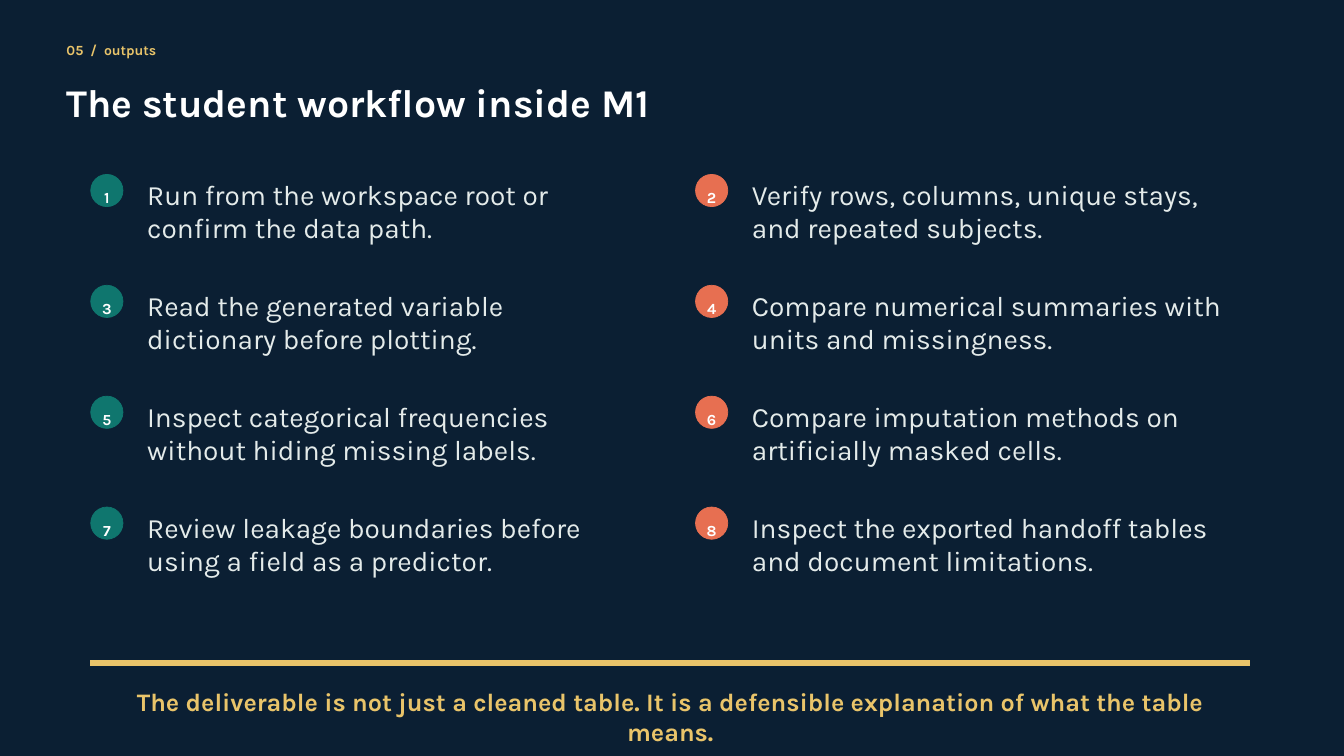
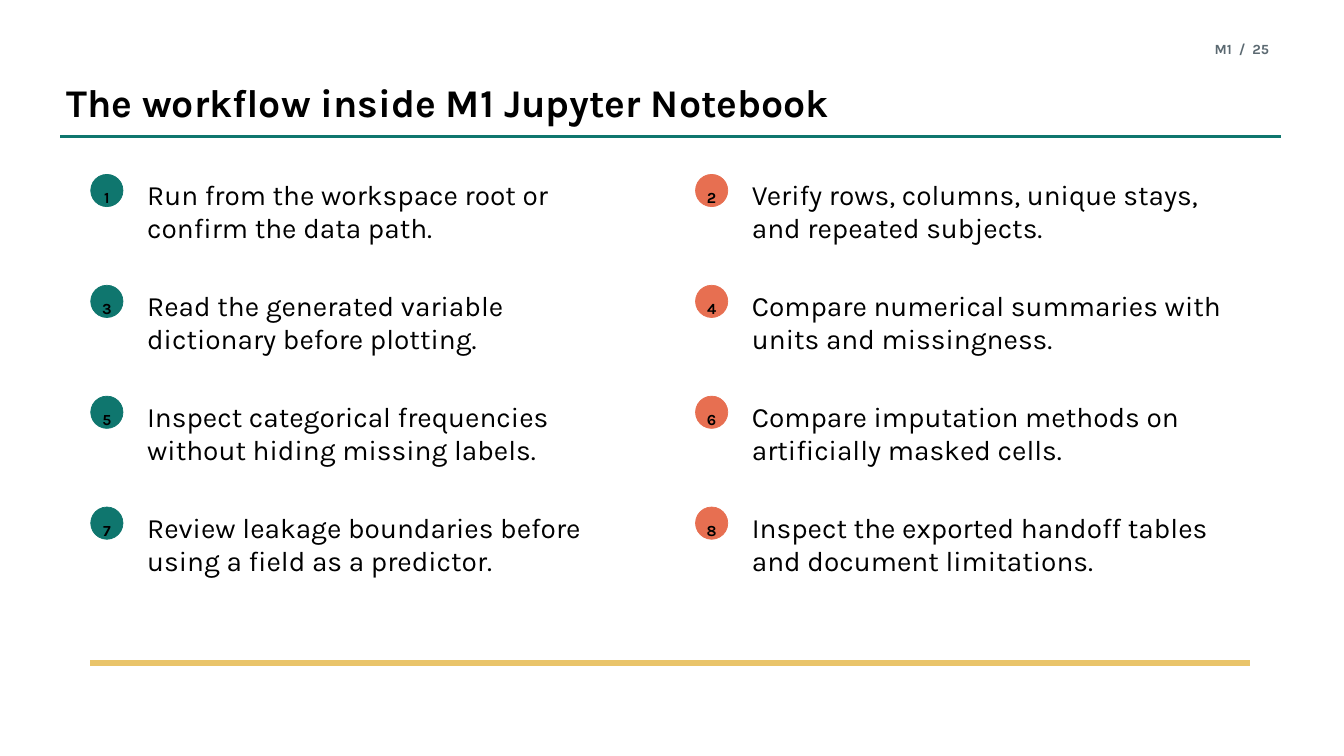
Before and after one commit to waziz786/MedML-toolbox, a slide deck: slide 26 of presentations/pptx/01_M1_EHR_MIMIC_IV_ED_Notebook_Overview.pptx (slide 17 before the commit). Drawn at 1344x756 pixels with LibreOffice and Linux fonts; fonts in the diff are those of the drawing. Boxes give left, top, right and bottom in pixels: in the first picture for what was removed or moved away, otherwise in the second. Text is boxed around its words. In the diff, an @@ line names an element or a change of style, - is before the commit and + after.

```diff
--- a/presentations/pptx/01_M1_EHR_MIMIC_IV_ED_Notebook_Overview.pptx
+++ b/presentations/pptx/01_M1_EHR_MIMIC_IV_ED_Notebook_Overview.pptx
@@ background #0B1F33 to #FFFFFF @@
@@ text removed at box(66, 45, 156, 59) @@
-05 / outputs
@@ text added at box(1215, 45, 1269, 54), 10 pt, text #5B6971, bold @@
+M1 / 25
@@ text at box(66, 89, 829, 127): text changed; text colour #FFFFFF to #000000 @@
-The student workflow inside M1
+The workflow inside M1 Jupyter Notebook
@@ rectangle added at box(60, 135, 1280, 138), fill #0F766E, outline #0F766E 0.5 pt @@
@@ text colour #E4EBEA to #000000 in 8 elements at box(147, 185, 548, 245), box(752, 185, 1197, 245), box(147, 296, 503, 356), box(752, 296, 1221, 356), box(147, 407, 549, 467), box(752, 407, 1179, 467), box(147, 518, 580, 578), box(752, 518, 1207, 572) @@
@@ text colour #FFFFFF to #000000 in 8 elements at box(104, 193, 109, 208), box(707, 193, 716, 208), box(102, 304, 112, 319), box(707, 304, 716, 319), box(102, 415, 111, 430), box(707, 415, 716, 430), box(103, 526, 111, 541), box(707, 526, 717, 541) @@
@@ text removed at box(137, 693, 1203, 718) @@
-The deliverable is not just a cleaned table. It is a defensible explanation of what the table means.
```
Also in this commit, not shown: 17 other slides changed, 9 slides added, 23 other files.
